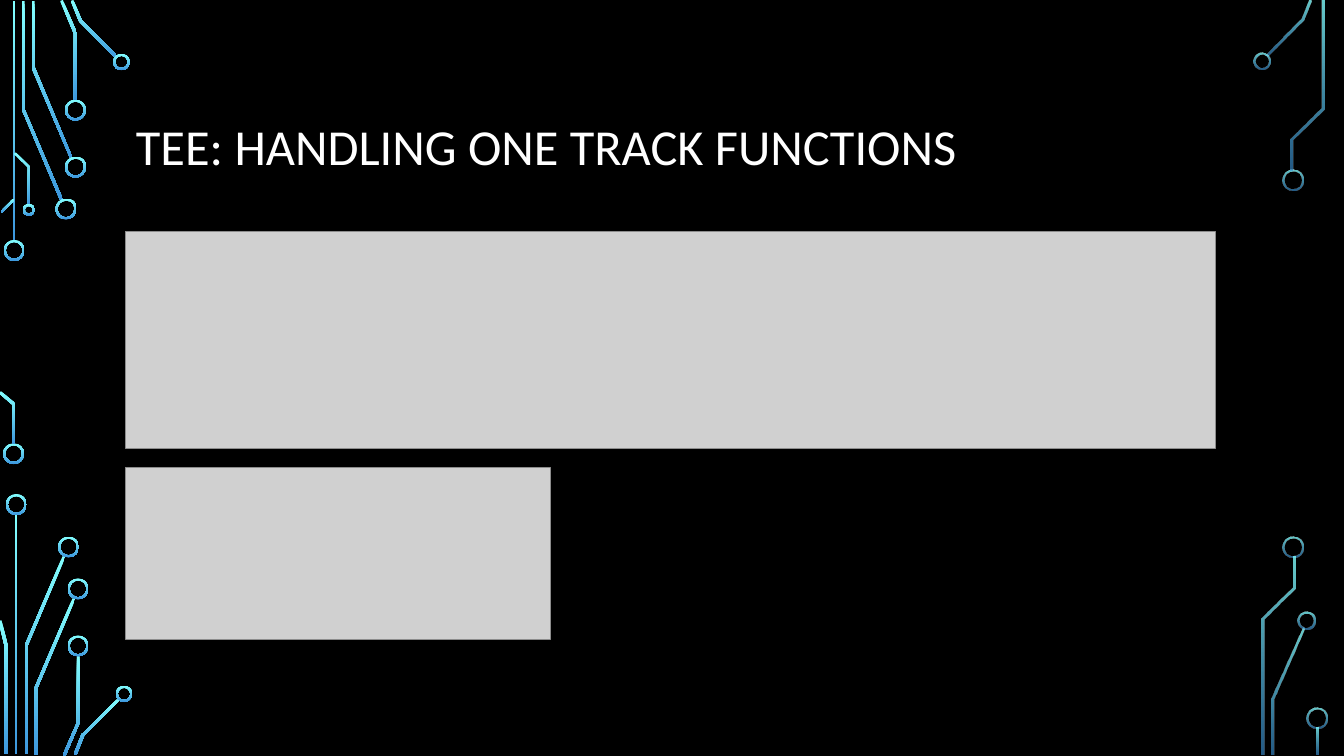
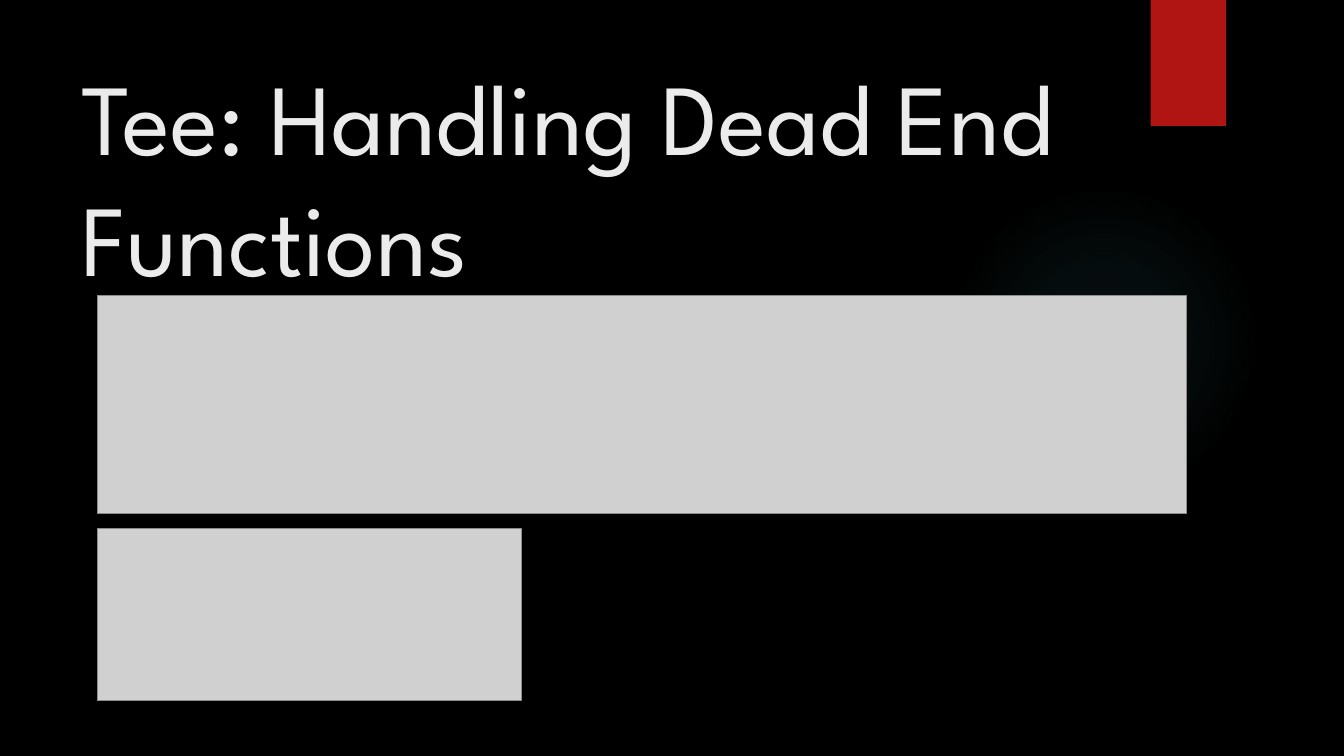
Before and after one commit to daleardi/roptalk, a slide deck: slide 28 of Monadic Error Handling Final.pptx. Drawn at 1344x756 pixels with LibreOffice and Linux fonts; fonts in the diff are those of the drawing; grey boxes stand for pictures; background and template pictures are left out. Boxes give left, top, right and bottom in pixels: in the first picture for what was removed or moved away, otherwise in the second. Text is boxed around its words. In the diff, an @@ line names an element or a change of style, - is before the commit and + after.

Commit message:
changed font size

```diff
--- a/Monadic Error Handling Final.pptx
+++ b/Monadic Error Handling Final.pptx
@@ rectangle added at bbox=[1150, 0, 1226, 126], fill #B01513 @@
@@ title "Tee: Handling Dead End Functions" at bbox=[81, 85, 1053, 306]: vertical alignment middle to top @@
@@ title at bbox=[81, 85, 1053, 306]: text changed; size 36 to 72 pt; font Calibri to League Spartan; text colour #FFFFFF to #EBEBEB @@
-TEE: HANDLING ONE TRACK FUNCTIONS
+Tee: Handling Dead End Functions
@@ ellipse added at bbox=[949, 185, 1259, 495], fill gradient #50B9C1 @@
@@ picture: place and size @@
-picture at bbox=[126, 231, 1216, 449]
+picture at bbox=[97, 295, 1187, 513]
@@ picture: place and size @@
-picture at bbox=[126, 467, 551, 639]
+picture at bbox=[97, 529, 521, 702]
@@ group removed at bbox=[0, 0, 1328, 756]: 33 freeform shapes, 3 rectangles @@
```
Also in this commit, not shown: 40 other slides changed.
